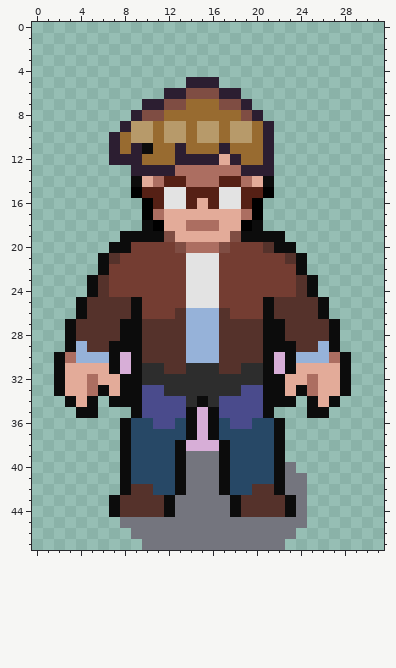
Two versions of one pixel-art sprite, sprites/spr_principal_front/c7985caf-82af-4dcc-b93b-b4247758fde9.png. Above is the file before it was changed.
The file is 96x144 pixels, drawn in blocks of 3x3; one block is one cell here.
After the commit:
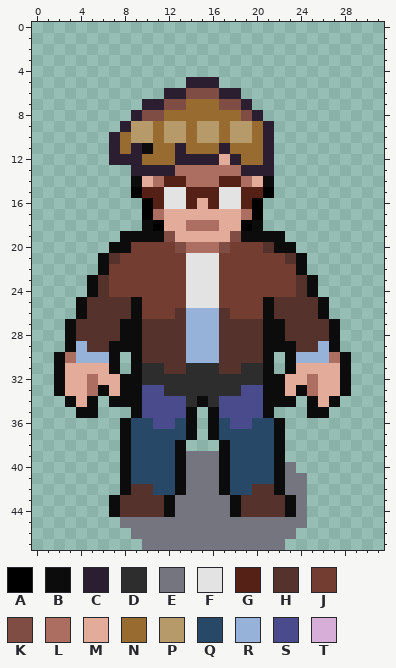
Palette (. is transparent): A #000000  B #0c0c0c  C #2c1e31  D #2d2d2d  E #74757e  F #e3e3e3  G #552015  H #55322b  J #743d32  K #7f4d43  L #ac6e61  M #e3ab99  N #986b30  P #b79a6a  Q #274866  R #96b2d9  S #4a4b8c  T #d7aed7
Diff:
y 30..31: x 8 T -> .; x 22 T -> .
y 35..37: x 15 T -> .
y 38: x 14..16 TTT -> ...
Boxes around the changes in both pictures, in picture pixels (x1, y1, x2, y2):
erased: (120, 352, 131, 374)
erased: (274, 352, 285, 374)
erased: (186, 407, 219, 451)
